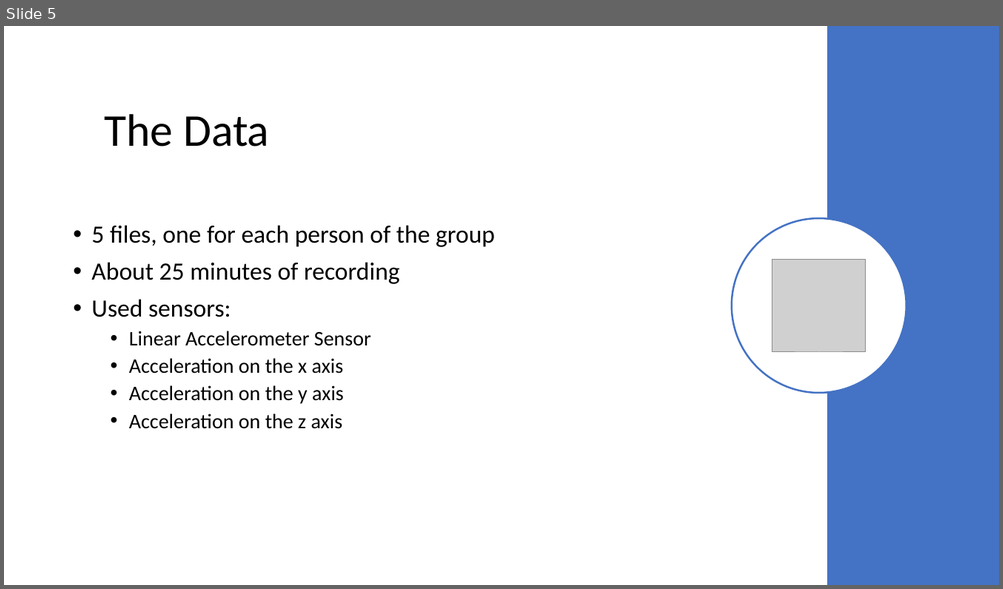
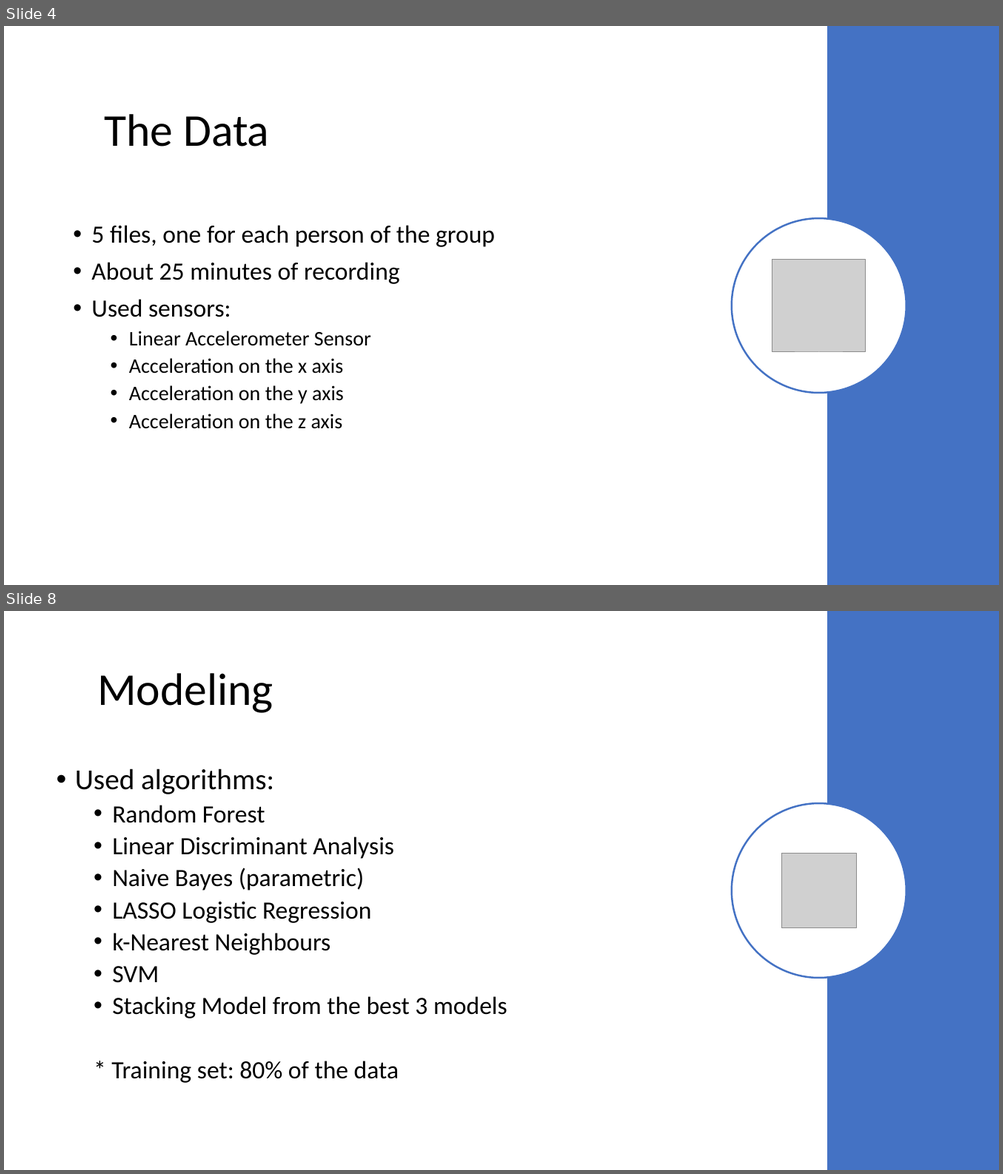
Before and after one commit to cerniello/WalkingPatternClassification_SL, a slide deck: Presentation Group 13.pptx. Shown one above the other, each under a label of ours: slide 5 before the commit, slides 4 and 8 after it; the slides between them are not shown. The pictures are 1003x589 and 1003x1174 pixels, drawn with LibreOffice and Linux fonts; fonts in the diff are those of the drawing; grey boxes stand for pictures. Boxes give left, top, right and bottom in pixels: in the first picture for what was removed or moved away, otherwise in the second. Text is boxed around its words. In the diff, an @@ line names an element or a change of style, - is before the commit and + after.

```diff
--- a/Presentation Group 13.pptx
+++ b/Presentation Group 13.pptx
@@ slide 8 added at (x1=4, y1=611, x2=999, y2=1170), background #FFFFFF @@
@@ rectangle added at (x1=827, y1=611, x2=999, y2=1170), fill #4472C4 @@
@@ title added at (x1=97, y1=673, x2=273, y2=713), 44 pt, text #000000 @@
+Modeling
@@ text added at (x1=75, y1=769, x2=507, y2=1083), 24 pt, text #000000 @@
+• Used algorithms:
+  • Random Forest
+  • Linear Discriminant Analysis
+  • Naive Bayes (parametric)
+  • LASSO Logistic Regression
+  • k-Nearest Neighbours
+  • SVM
+  • Stacking Model from the best 3 models
+  * Training set: 80% of the data
@@ ellipse added at (x1=731, y1=803, x2=906, y2=978), fill #FFFFFF, outline #4472C4 1.75 pt @@
@@ picture added at (x1=782, y1=854, x2=856, y2=928) @@
@@ what was slide 5 is now slide 4 @@
```
Also in this commit, not shown: 1 slide changed, 16 other slides added, 8 slides removed.
